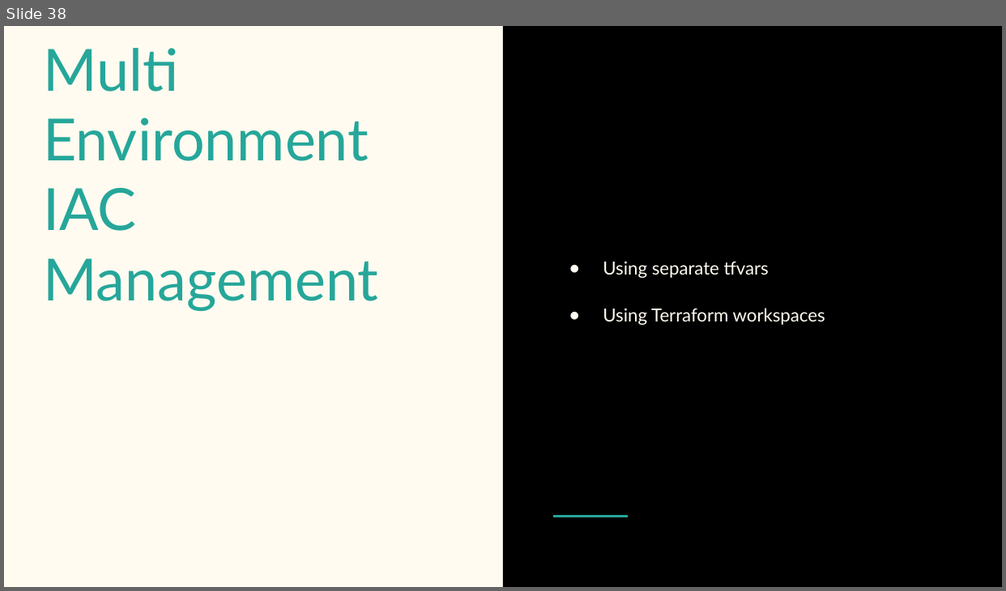
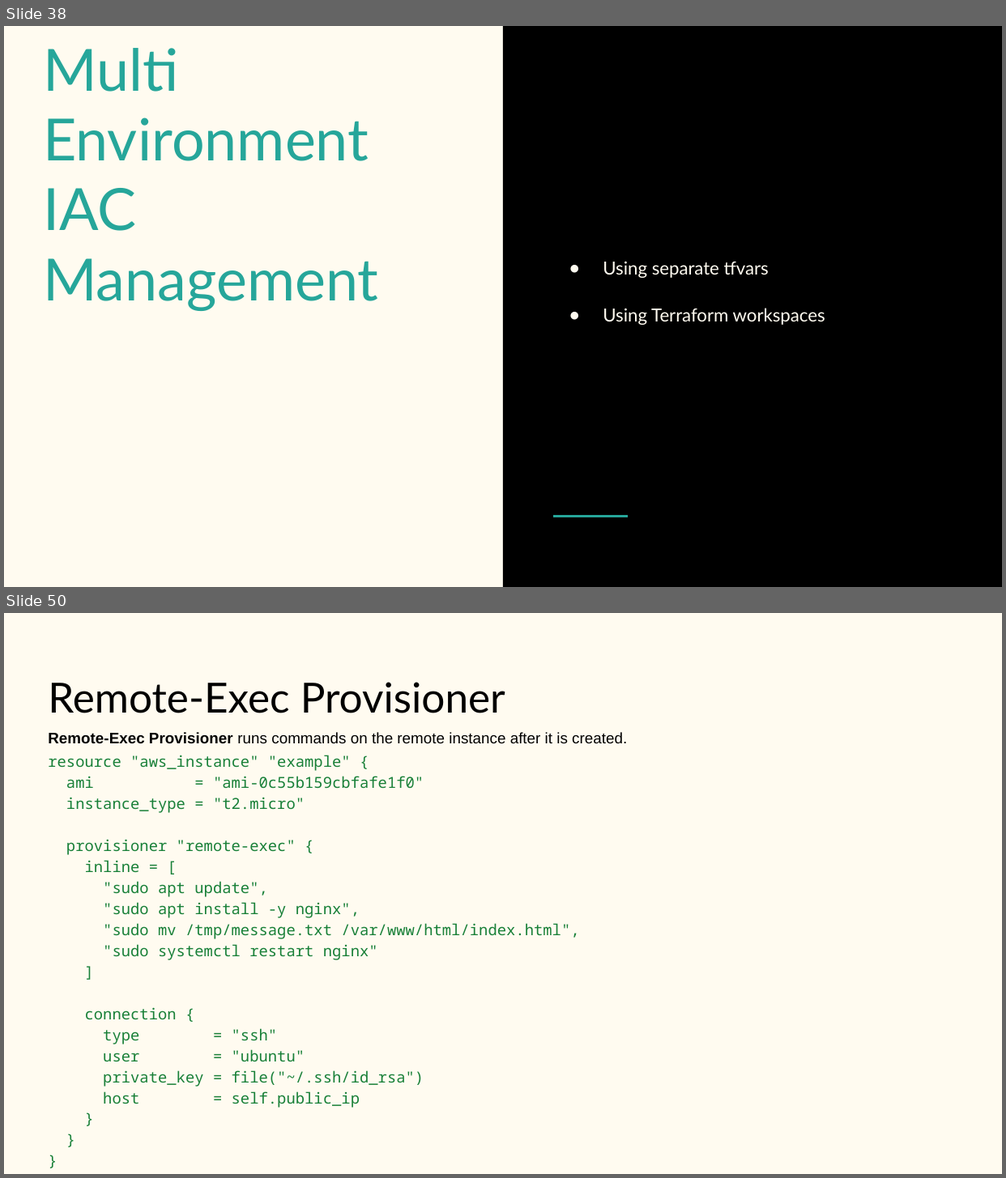
Before and after one commit to jainankur2/ankur-terraform-learning, a slide deck: Terraform.pptx. Shown one above the other, each under a label of ours: slide 38 before the commit, slides 38 and 50 after it; the slides between them are not shown. The pictures are 1006x591 and 1006x1178 pixels, drawn with LibreOffice and Linux fonts; fonts in the diff are those of the drawing. Boxes give left, top, right and bottom in pixels: in the first picture for what was removed or moved away, otherwise in the second. Text is boxed around its words. In the diff, an @@ line names an element or a change of style, - is before the commit and + after.

```diff
--- a/Terraform.pptx
+++ b/Terraform.pptx
@@ slide 50 added at (4,613,1002,1174), background #FFFBF0 @@
@@ title added at (48,682,505,713), 30 pt, text #000000 @@
+Remote-Exec Provisioner
@@ text added at (48,732,627,1108), 11 pt, text #188038 @@
+Remote-Exec Provisioner runs commands on the remote instance after it is created.
+resource "aws_instance" "example" {
+ami = "ami-0c55b159cbfafe1f0"
+instance_type = "t2.micro"
+provisioner "remote-exec" {
+inline = [
+"sudo apt update",
+"sudo apt install -y nginx",
+"sudo mv /tmp/message.txt /var/www/html/index.html",
+"sudo systemctl restart nginx"
+]
+connection {
+type = "ssh"
+user = "ubuntu"
+private_key = file("~/.ssh/id_rsa")
+host = self.public_ip
+}
+}
+}
```
Also in this commit, not shown: 2 slides changed, 16 other slides added, 44 other files.
